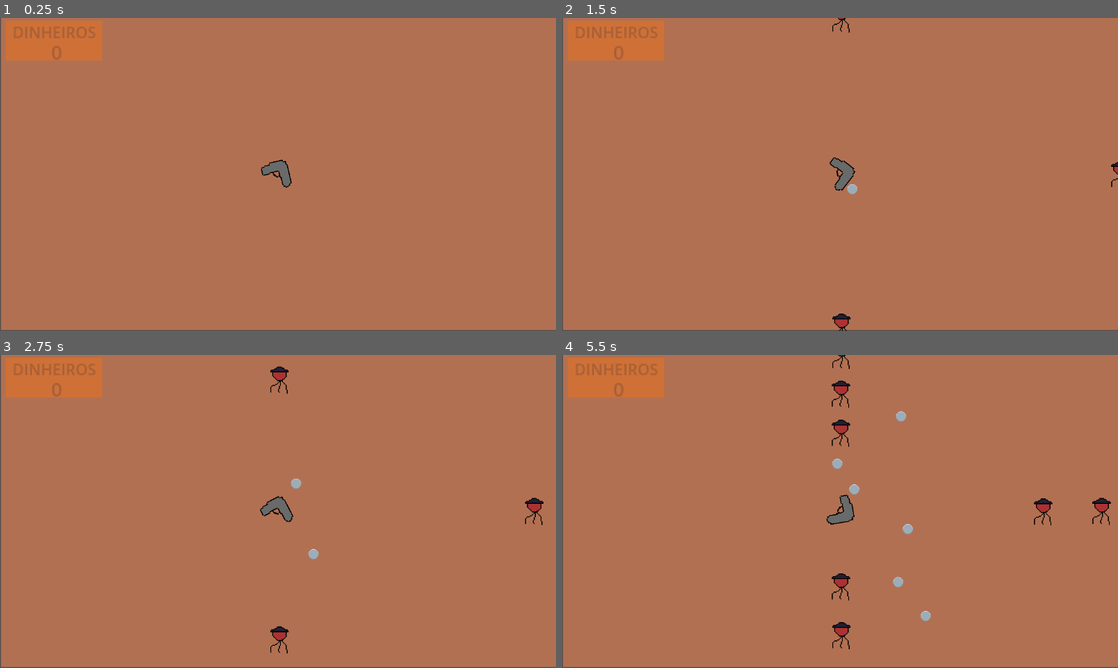
Above: before the commit, frames 1-4 (two rows, left to right).
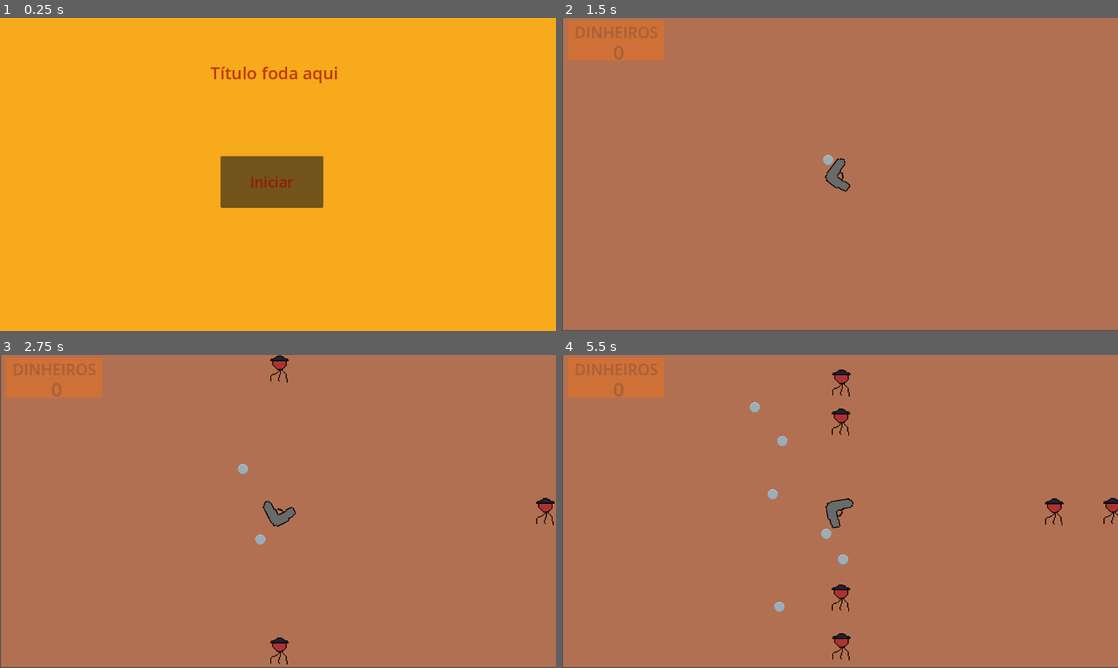
Above: after the commit, the same moments.

Repository: Guigo-dev/JuniperGameJam
Game: Godot game, scene res://Scenes/Menus/menu_inicial.tscn
The game is run twice, just before and just after one commit, with the same random seed, the same clock (stepped at 60 frames per second) and the same inputs. Before the commit the project starts from res://Scenes/FasePrincipal.tscn.
Inputs (mouse positions are in pixels of both pictures, inside the frame that each line leads up to):
- Up to frame 1 (0.25 s): no input
- Up to frame 2 (1.5 s): click (834, 180) at 0.5 s, where only the run after the commit has a clickable "Iniciar"; hold Right (Direita) from 1.28 s (still down); tap Space (atirar) at 1.35 s
- Up to frame 3 (2.75 s): release Right (Direita) at 2.03 s; hold Left (Esquerda) from 2.03 s (still down); tap Space (atirar) at 2.1 s
- Up to frame 4 (5.5 s): release Left (Esquerda) at 2.78 s; hold Right (Direita) 2.78-4.28 s; tap Space (atirar) every 0.75 s from 2.85 to 5.1 s; hold Left (Esquerda) from 4.28 s (still down)

The runs differ from the first frame. In frame 1, 100% of the frame differs, in the area x 0-100%, y 0-100%; in frame 2, 0.6%; in frame 3, 1.2%; in frame 4, 2.4%.

Commit message:
botao de reset adicionado e menu inicial provisorio colocado

Diff:
--- a/Scenes/Bala.tscn
+++ b/Scenes/FasePrincipal/Bala.tscn
@@ -1,6 +1,6 @@
 [gd_scene format=3 uid="uid://scitov56cg4l"]
 
-[ext_resource type="Script" uid="uid://bhq3bpt4dpubk" path="res://Scripts/bala.gd" id="1_3tbbd"]
+[ext_resource type="Script" uid="uid://bhq3bpt4dpubk" path="res://Scripts/FasePrincipal/bala.gd" id="1_3tbbd"]
 [ext_resource type="Texture2D" uid="uid://b34bj4k4hhjrk" path="res://Sprites/Bala.png" id="1_et1n4"]
 
 [sub_resource type="CircleShape2D" id="CircleShape2D_3tbbd"]
--- a/Scenes/Balao.tscn
+++ b/Scenes/FasePrincipal/Balao.tscn
@@ -1,8 +1,8 @@
 [gd_scene format=3 uid="uid://13ixk6h33t1i"]
 
 [ext_resource type="Texture2D" uid="uid://x8lw8hv0eqi6" path="res://Sprites/Balao.png" id="1_iea4b"]
-[ext_resource type="Script" uid="uid://b5o8prwp6rpnm" path="res://Scripts/balao.gd" id="1_k74jg"]
-[ext_resource type="Script" uid="uid://dj8j1pu2ilxua" path="res://Scripts/HealthComponent.gd" id="2_tld7c"]
+[ext_resource type="Script" uid="uid://b5o8prwp6rpnm" path="res://Scripts/FasePrincipal/balao.gd" id="1_k74jg"]
+[ext_resource type="Script" uid="uid://dj8j1pu2ilxua" path="res://Scripts/FasePrincipal/HealthComponent.gd" id="2_tld7c"]
 
 [sub_resource type="CircleShape2D" id="CircleShape2D_iea4b"]
 radius = 8.062258
--- a/Scenes/FasePrincipal.tscn
+++ b/Scenes/FasePrincipal/FasePrincipal.tscn
@@ -1,9 +1,9 @@
 [gd_scene format=3 uid="uid://bve8417uknmvi"]
 
-[ext_resource type="Script" uid="uid://bf0ow8cb6r4ar" path="res://Scripts/fase_principal.gd" id="1_7kxa5"]
-[ext_resource type="PackedScene" uid="uid://r3ugmixsldxe" path="res://Scenes/arma.tscn" id="1_x5p2i"]
-[ext_resource type="PackedScene" uid="uid://cuge5u3bblqwa" path="res://Scenes/enemy_spawner.tscn" id="2_1lh45"]
-[ext_resource type="PackedScene" uid="uid://13ixk6h33t1i" path="res://Scenes/Balao.tscn" id="3_82kia"]
+[ext_resource type="Script" uid="uid://bf0ow8cb6r4ar" path="res://Scripts/FasePrincipal/fase_principal.gd" id="1_7kxa5"]
+[ext_resource type="PackedScene" uid="uid://r3ugmixsldxe" path="res://Scenes/FasePrincipal/arma.tscn" id="1_x5p2i"]
+[ext_resource type="PackedScene" uid="uid://cuge5u3bblqwa" path="res://Scenes/FasePrincipal/enemy_spawner.tscn" id="2_1lh45"]
+[ext_resource type="PackedScene" uid="uid://13ixk6h33t1i" path="res://Scenes/FasePrincipal/Balao.tscn" id="3_82kia"]
 
 [node name="FasePrincipal" type="Node2D" unique_id=1502453635]
 script = ExtResource("1_7kxa5")
--- a/Scenes/HealthComponent.tscn
+++ b/Scenes/FasePrincipal/HealthComponent.tscn
@@ -1,6 +1,6 @@
 [gd_scene format=3 uid="uid://82w3jsskh1ns"]
 
-[ext_resource type="Script" uid="uid://dj8j1pu2ilxua" path="res://Scripts/HealthComponent.gd" id="1_herxf"]
+[ext_resource type="Script" uid="uid://dj8j1pu2ilxua" path="res://Scripts/FasePrincipal/HealthComponent.gd" id="1_herxf"]
 
 [node name="HealthComponent" type="Node" unique_id=1411343263]
 script = ExtResource("1_herxf")
--- a/Scenes/arma.tscn
+++ b/Scenes/FasePrincipal/arma.tscn
@@ -1,21 +1,21 @@
 [gd_scene format=3 uid="uid://r3ugmixsldxe"]
 
-[ext_resource type="Texture2D" uid="uid://xwfmax7wg3rc" path="res://Sprites/Arma.png" id="1_7bvn3"]
-[ext_resource type="Script" uid="uid://dortgqdt8w8cr" path="res://Scripts/arma.gd" id="1_bjc62"]
-[ext_resource type="Script" uid="uid://dj8j1pu2ilxua" path="res://Scripts/HealthComponent.gd" id="2_ckcjq"]
-[ext_resource type="Script" uid="uid://boemys4v5i1gw" path="res://Scripts/bullet_spawner.gd" id="4_c0822"]
-[ext_resource type="PackedScene" uid="uid://scitov56cg4l" path="res://Scenes/Bala.tscn" id="5_3dn1k"]
+[ext_resource type="Script" uid="uid://dortgqdt8w8cr" path="res://Scripts/FasePrincipal/arma.gd" id="1_nwb0c"]
+[ext_resource type="Texture2D" uid="uid://xwfmax7wg3rc" path="res://Sprites/Arma.png" id="2_t2b7e"]
+[ext_resource type="Script" uid="uid://dj8j1pu2ilxua" path="res://Scripts/FasePrincipal/HealthComponent.gd" id="3_n5qd3"]
+[ext_resource type="Script" uid="uid://boemys4v5i1gw" path="res://Scripts/FasePrincipal/bullet_spawner.gd" id="4_xutcm"]
+[ext_resource type="PackedScene" uid="uid://scitov56cg4l" path="res://Scenes/FasePrincipal/Bala.tscn" id="5_1wt7n"]
 
 [sub_resource type="RectangleShape2D" id="RectangleShape2D_ckcjq"]
 size = Vector2(26, 27)
 
 [node name="Arma" type="Area2D" unique_id=44014132]
-script = ExtResource("1_bjc62")
+script = ExtResource("1_nwb0c")
 metadata/_edit_group_ = true
 
 [node name="Sprite2D" type="Sprite2D" parent="." unique_id=464802998]
 texture_filter = 1
-texture = ExtResource("1_7bvn3")
+texture = ExtResource("2_t2b7e")
 
 [node name="CollisionShape2D" type="CollisionShape2D" parent="." unique_id=818591544]
 position = Vector2(0, 1.5)
@@ -23,7 +23,7 @@
 
 [node name="HealthComponent" type="Node" parent="." unique_id=226578181]
 unique_name_in_owner = true
-script = ExtResource("2_ckcjq")
+script = ExtResource("3_n5qd3")
 MAX_LIFE = 3
 lifePoints = 3
 metadata/_custom_type_script = "uid://dj8j1pu2ilxua"
@@ -31,8 +31,8 @@
 [node name="BulletSpawner" type="Node2D" parent="." unique_id=87924760]
 unique_name_in_owner = true
 position = Vector2(14, -7)
-script = ExtResource("4_c0822")
-bala = ExtResource("5_3dn1k")
+script = ExtResource("4_xutcm")
+bala = ExtResource("5_1wt7n")
 metadata/_custom_type_script = "uid://boemys4v5i1gw"
 
 [node name="Timer" type="Timer" parent="." unique_id=1789207473]
--- /dev/null
+++ b/Scenes/FasePrincipal/bullet_spawner.tscn
@@ -0,0 +1,8 @@
+[gd_scene format=3 uid="uid://bou3lv488i73w"]
+
+[ext_resource type="Script" uid="uid://boemys4v5i1gw" path="res://Scripts/FasePrincipal/bullet_spawner.gd" id="1_4fhvc"]
+[ext_resource type="PackedScene" uid="uid://scitov56cg4l" path="res://Scenes/FasePrincipal/Bala.tscn" id="2_1jpf4"]
+
+[node name="BulletSpawner" type="Node2D" unique_id=102571180]
+script = ExtResource("1_4fhvc")
+bala = ExtResource("2_1jpf4")
--- a/Scenes/enemy_spawner.tscn
+++ b/Scenes/FasePrincipal/enemy_spawner.tscn
@@ -1,6 +1,6 @@
 [gd_scene format=3 uid="uid://cuge5u3bblqwa"]
 
-[ext_resource type="Script" uid="uid://edv8dmnloobs" path="res://Scripts/enemy_spawner.gd" id="1_4l55s"]
+[ext_resource type="Script" uid="uid://edv8dmnloobs" path="res://Scripts/FasePrincipal/enemy_spawner.gd" id="1_4l55s"]
 
 [node name="EnemySpawner" type="Node2D" unique_id=1017127940]
 script = ExtResource("1_4l55s")
--- /dev/null
+++ b/Scenes/Menus/menu_inicial.tscn
@@ -0,0 +1,57 @@
+[gd_scene format=3 uid="uid://b61g6ji72jiog"]
+
+[ext_resource type="Script" uid="uid://cs2es3gney0ut" path="res://Scripts/Menus/menu_inicial.gd" id="1_8555o"]
+[ext_resource type="PackedScene" uid="uid://bve8417uknmvi" path="res://Scenes/FasePrincipal/FasePrincipal.tscn" id="2_y6kec"]
+
+[node name="MenuInicial" type="Control" unique_id=1641631300 node_paths=PackedStringArray("iniciarButton")]
+layout_mode = 3
+anchors_preset = 15
+anchor_right = 1.0
+anchor_bottom = 1.0
+grow_horizontal = 2
+grow_vertical = 2
+script = ExtResource("1_8555o")
+iniciarButton = NodePath("IniciarButton")
+cenaPrincipal = ExtResource("2_y6kec")
+
+[node name="ColorRect" type="ColorRect" parent="." unique_id=65827926]
+layout_mode = 1
+anchors_preset = -1
+anchor_right = 1.0
+anchor_bottom = 1.0
+offset_right = 2.0
+offset_bottom = 5.0
+color = Color(0.9647059, 0.6666667, 0.10980392, 1)
+
+[node name="IniciarButton" type="Button" parent="." unique_id=1098876849]
+layout_mode = 1
+anchors_preset = -1
+anchor_left = 0.40100002
+anchor_top = 0.441
+anchor_right = 0.582
+anchor_bottom = 0.606
+offset_left = -4.9520264
+offset_top = 0.23199463
+offset_right = -0.46398926
+offset_bottom = 0.3119812
+theme_override_colors/font_color = Color(0.5803922, 0.105882354, 0.047058824, 1)
+theme_override_font_sizes/font_size = 30
+text = "Iniciar"
+
+[node name="Label" type="Label" parent="." unique_id=216987823]
+layout_mode = 1
+anchors_preset = -1
+anchor_top = 0.031000001
+anchor_right = 1.0020001
+anchor_bottom = 1.0
+offset_left = 436.0
+offset_top = 65.912
+offset_right = -453.30408
+offset_bottom = -507.0
+theme_override_colors/font_color = Color(0.7372549, 0.22352941, 0.03137255, 1)
+theme_override_font_sizes/font_size = 35
+text = "Título foda aqui"
+horizontal_alignment = 1
+vertical_alignment = 1
+
+[connection signal="pressed" from="IniciarButton" to="." method="_on_iniciar_button_pressed"]
--- a/Scenes/bullet_spawner.tscn
+++ /dev/null
@@ -1,8 +0,0 @@
-[gd_scene format=3 uid="uid://bou3lv488i73w"]
-
-[ext_resource type="Script" uid="uid://boemys4v5i1gw" path="res://Scripts/bullet_spawner.gd" id="1_4fhvc"]
-[ext_resource type="PackedScene" uid="uid://scitov56cg4l" path="res://Scenes/Bala.tscn" id="2_1jpf4"]
-
-[node name="BulletSpawner" type="Node2D" unique_id=102571180]
-script = ExtResource("1_4fhvc")
-bala = ExtResource("2_1jpf4")
--- a/Scripts/fase_principal.gd
+++ b/Scripts/FasePrincipal/fase_principal.gd
@@ -6,6 +6,8 @@
 # Called every frame. 'delta' is the elapsed time since the previous frame.
 func _process(delta: float) -> void:
 	pontosText.text = (var_to_str(pontos))
+	if(Input.is_action_pressed("reset")):
+		get_tree().reload_current_scene()
 
 
 func _on_enemy_spawner_enemy_died() -> void:
--- /dev/null
+++ b/Scripts/Menus/menu_inicial.gd
@@ -0,0 +1,8 @@
+extends Control
+
+@export var iniciarButton: Button
+@export var cenaPrincipal: PackedScene
+
+
+func _on_iniciar_button_pressed() -> void:
+	get_tree().change_scene_to_packed(cenaPrincipal)
--- a/project.godot
+++ b/project.godot
@@ -11,7 +11,7 @@
 [application]
 
 config/name="Blebers"
-run/main_scene="uid://bve8417uknmvi"
+run/main_scene="uid://b61g6ji72jiog"
 config/features=PackedStringArray("4.6", "GL Compatibility")
 config/icon="res://icon.svg"
 
@@ -39,6 +39,11 @@
 "events": [Object(InputEventKey,"resource_local_to_scene":false,"resource_name":"","device":0,"window_id":0,"alt_presse …(189 unchanged characters)…
 ]
 }
+reset={
+"deadzone": 0.2,
+"events": [Object(InputEventKey,"resource_local_to_scene":false,"resource_name":"","device":-1,"window_id":0,"alt_pressed":false,"shift_pressed":true,"ctrl_pressed":false,"meta_pressed":false,"pressed":false,"keycode":0,"physical_keycode":82,"key_label":0,"unicode":82,"location":0,"echo":false,"script":null)
+]
+}
 
 [physics]
 
Renamed: Scenes/HitComponent.tscn -> Scenes/FasePrincipal/HitComponent.tscn
Renamed: Scripts/HealthComponent.gd -> Scripts/FasePrincipal/HealthComponent.gd
Renamed: Scripts/HealthComponent.gd.uid -> Scripts/FasePrincipal/HealthComponent.gd.uid
Renamed: Scripts/arma.gd -> Scripts/FasePrincipal/arma.gd
Renamed: Scripts/arma.gd.uid -> Scripts/FasePrincipal/arma.gd.uid
Renamed: Scripts/bala.gd -> Scripts/FasePrincipal/bala.gd
Renamed: Scripts/bala.gd.uid -> Scripts/FasePrincipal/bala.gd.uid
Renamed: Scripts/balao.gd -> Scripts/FasePrincipal/balao.gd
Renamed: Scripts/balao.gd.uid -> Scripts/FasePrincipal/balao.gd.uid
Renamed: Scripts/bullet_spawner.gd -> Scripts/FasePrincipal/bullet_spawner.gd
Renamed: Scripts/bullet_spawner.gd.uid -> Scripts/FasePrincipal/bullet_spawner.gd.uid
Renamed: Scripts/enemy_spawner.gd -> Scripts/FasePrincipal/enemy_spawner.gd
(and 4 more such lines)
